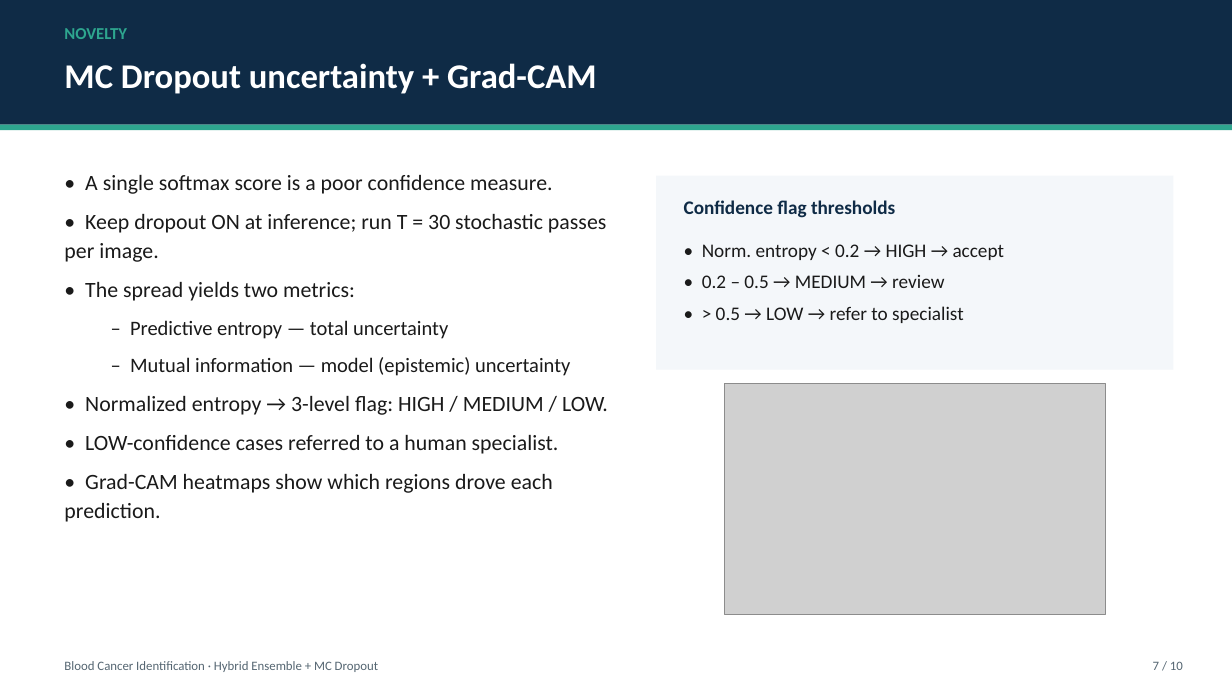
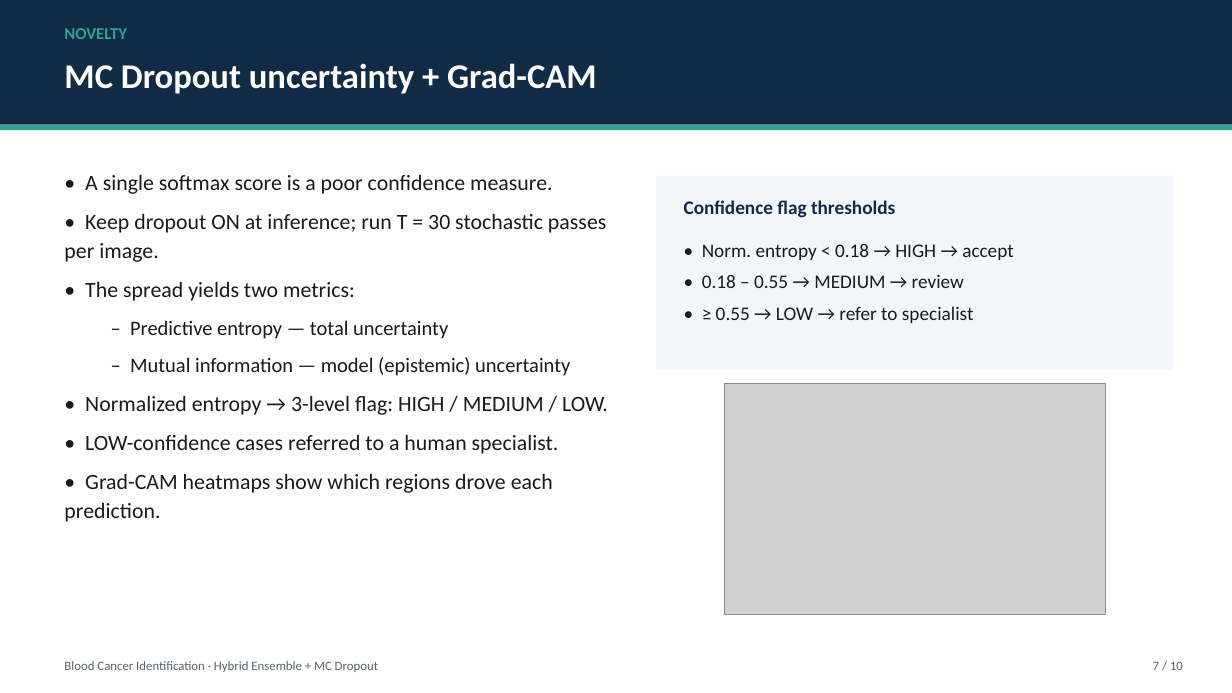
Before and after one commit to vvvvvivekkk/blood-cancer-detection, a slide deck: slide 7 of docs/presentation.pptx. Drawn at 1232x693 pixels with LibreOffice and Linux fonts; fonts in the diff are those of the drawing; grey boxes stand for pictures. Boxes give left, top, right and bottom in pixels: in the first picture for what was removed or moved away, otherwise in the second. Text is boxed around its words. In the diff, an @@ line names an element or a change of style, - is before the commit and + after.

```diff
--- a/docs/presentation.pptx
+++ b/docs/presentation.pptx
@@ text at box(702, 244, 1013, 323): text changed @@
-• Norm. entropy < 0.2 → HIGH → accept
-• 0.2 – 0.5 → MEDIUM → review
-• > 0.5 → LOW → refer to specialist
+• Norm. entropy < 0.18 → HIGH → accept
+• 0.18 – 0.55 → MEDIUM → review
+• ≥ 0.55 → LOW → refer to specialist
```
Also in this commit, not shown: 4 other slides changed, 9 other files.
